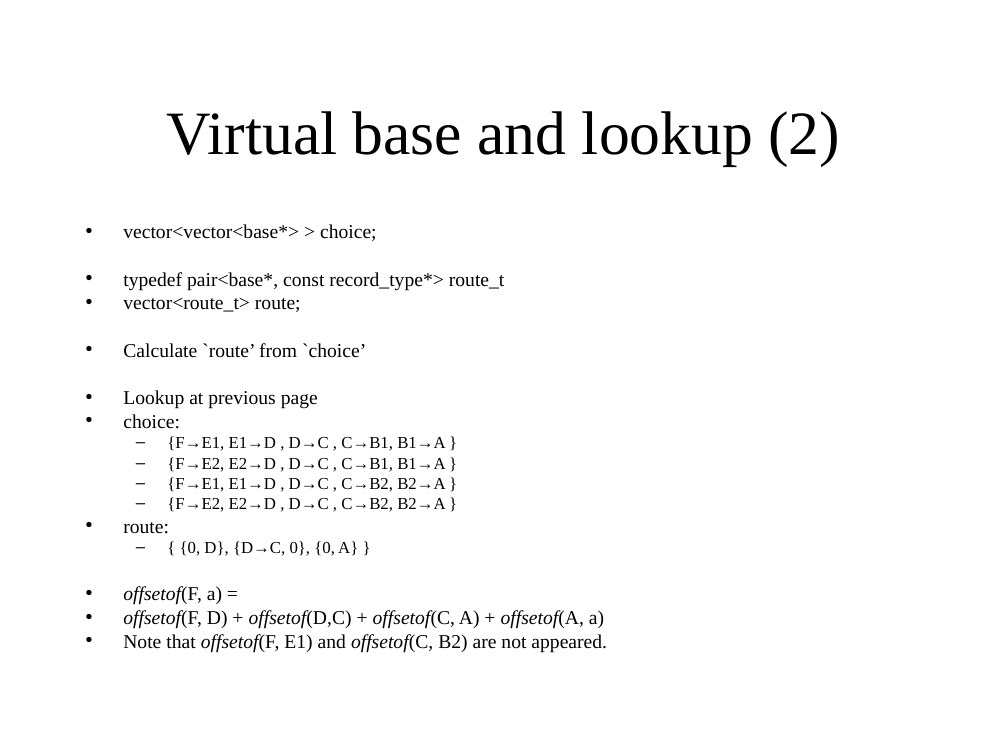
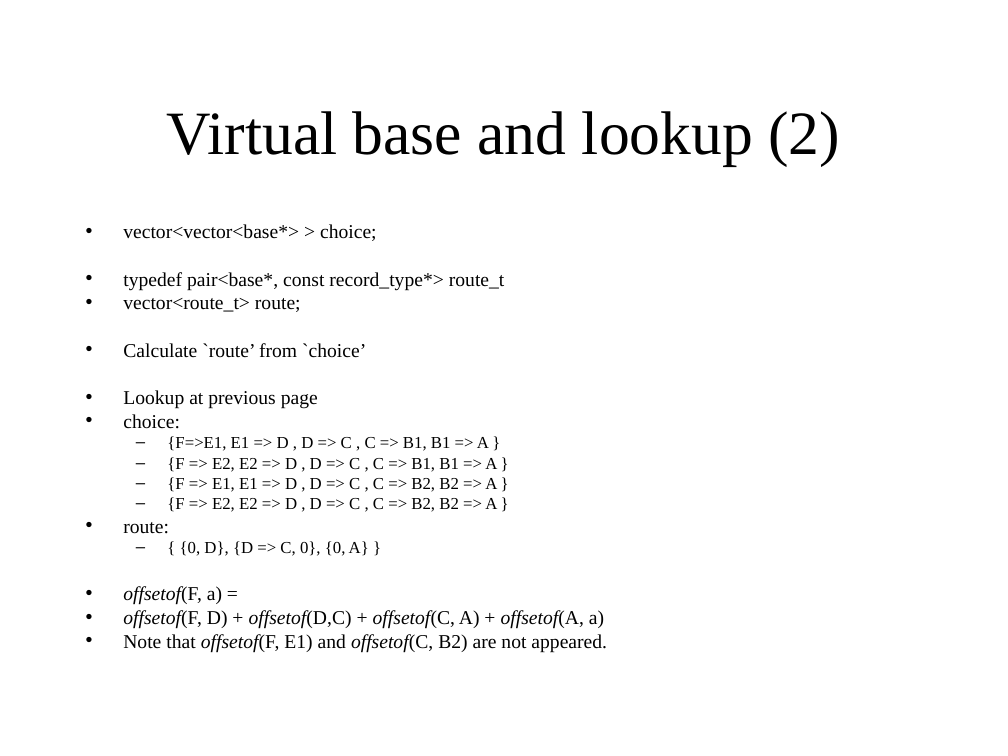
Before and after one commit to KeiHasegawa/cxx_doc, a slide deck: slide 9 of 08_member_lookup_e.ppt. Drawn at 1008x756 pixels with LibreOffice and Linux fonts; fonts in the diff are those of the drawing. Boxes give left, top, right and bottom in pixels: in the first picture for what was removed or moved away, otherwise in the second. Text is boxed around its words. In the diff, an @@ line names an element or a change of style, - is before the commit and + after.

```diff
--- a/08_member_lookup_e.ppt
+++ b/08_member_lookup_e.ppt
@@ text at (167,436,497,512): text changed @@
-  – {F→E1, E1→D , D→C , C→B1, B1→A }
-  – {F→E2, E2→D , D→C , C→B1, B1→A }
-  – {F→E1, E1→D , D→C , C→B2, B2→A }
-  – {F→E2, E2→D , D→C , C→B2, B2→A }
+  – {F=>E1, E1 => D , D => C , C => B1, B1 => A }
+  – {F => E2, E2 => D , D => C , C => B1, B1 => A }
+  – {F => E1, E1 => D , D => C , C => B2, B2 => A }
+  – {F => E2, E2 => D , D => C , C => B2, B2 => A }
@@ text at (180,541,369,556): text changed @@
-  – { {0, D}, {D→C, 0}, {0, A} }
+  – { {0, D}, {D => C, 0}, {0, A} }
```
Also in this commit, not shown: 2 other slides changed, 4 other files.
